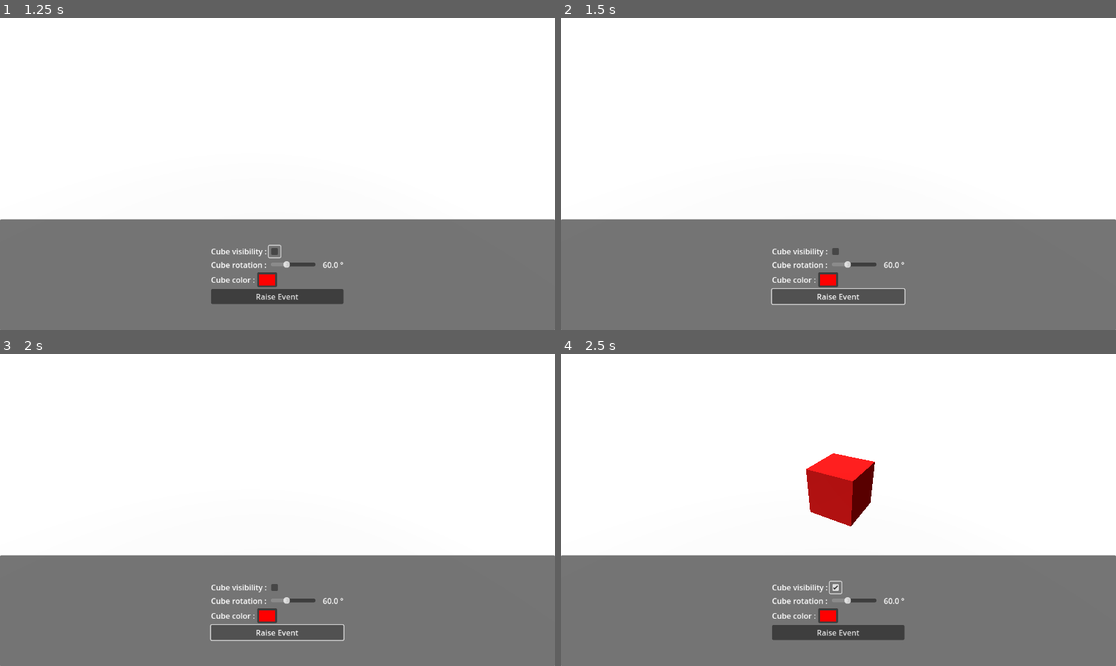
Above: before the commit, frames 1-4 (two rows, left to right).
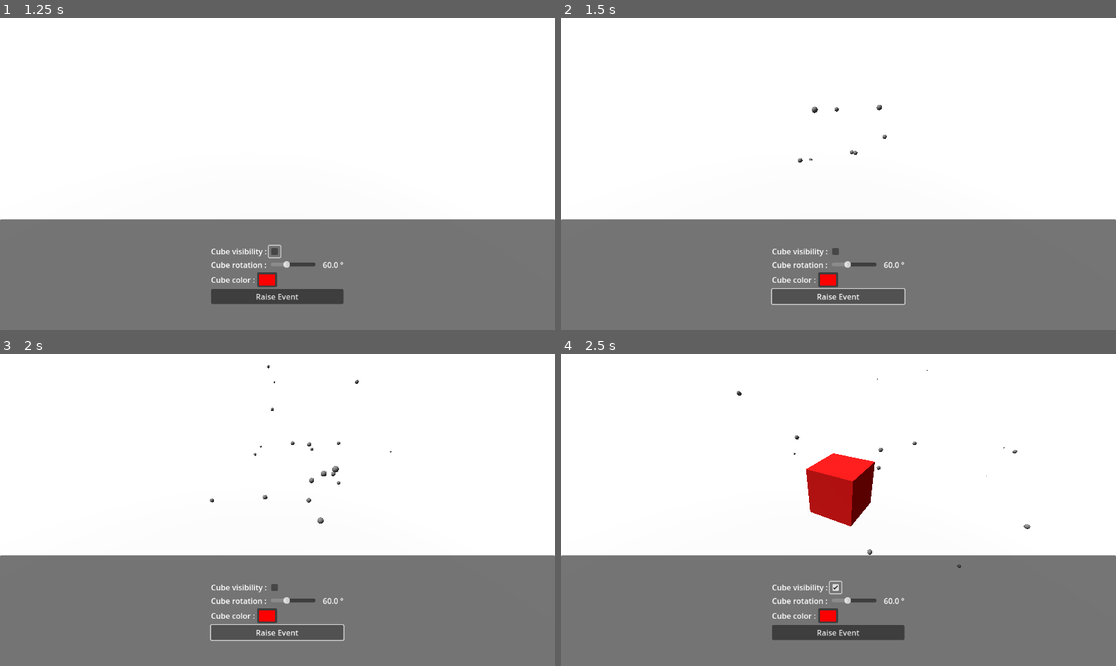
Above: after the commit, the same moments.

Repository: joranmarcy/Godot-MEDS-Sample
Game: Godot game, scene res://samples/main.tscn
Same seed, same stepped clock (60 frames per second), same inputs: the game is played once before the commit and once after it.
Inputs (mouse positions are in pixels of both pictures, inside the frame that each line leads up to):
- Up to frame 1 (1.25 s): click (271, 252) at 0.5 s
- Up to frame 2 (1.5 s): click "Raise Event" at 1.25 s
- Up to frame 3 (2 s): no input
- Up to frame 4 (2.5 s): click (832, 588) at 2 s

Frame 1 is identical in both runs. In frame 2, less than 0.1% of the frame differs, in the area x 42-59%, y 27-47%; in frame 3, 0.2%, in the area x 37-71%, y 3-55%; in frame 4, less than 0.1%.

Commit message:
feat(sample): trigger particle on event raise

Diff:
--- a/samples/main.tscn
+++ b/samples/main.tscn
@@ -1,14 +1,34 @@
-[gd_scene load_steps=8 format=3 uid="uid://dhpio07xeiuck"]
+[gd_scene load_steps=13 format=3 uid="uid://dhpio07xeiuck"]
 
 [ext_resource type="PackedScene" uid="uid://bf7ic1165wq3u" path="res://samples/prefabs/menu.tscn" id="1_fqs1e"]
 [ext_resource type="Script" uid="uid://bv0yeq0afhea3" path="res://samples/scripts/event-listener.gd" id="4_lqy8j"]
 [ext_resource type="Resource" uid="uid://dnkg62r486bv1" path="res://samples/events/event.tres" id="5_x7s1y"]
+[ext_resource type="Script" uid="uid://g2yo0xaiy6nv" path="res://samples/scripts/trigger-particles.gd" id="6_gvi1x"]
 [ext_resource type="Environment" uid="uid://dbehk4clt7h0t" path="res://samples/main.tres" id="6_rd6o4"]
 [ext_resource type="PackedScene" uid="uid://bx0kscwc5q0uv" path="res://samples/prefabs/cube.tscn" id="9_ybw4m"]
 
 [sub_resource type="PlaneMesh" id="PlaneMesh_lquwl"]
 
 [sub_resource type="StandardMaterial3D" id="StandardMaterial3D_gvi1x"]
+
+[sub_resource type="Curve" id="Curve_lqy8j"]
+_data = [Vector2(0, 1), 0.0, 0.0, 0, 0, Vector2(1, 0), 0.0, 0.0, 0, 0]
+point_count = 2
+
+[sub_resource type="CurveTexture" id="CurveTexture_gvi1x"]
+curve = SubResource("Curve_lqy8j")
+
+[sub_resource type="ParticleProcessMaterial" id="ParticleProcessMaterial_3v2ro"]
+emission_shape = 1
+emission_sphere_radius = 1.0
+radial_velocity_min = 3.9999776
+radial_velocity_max = 4.9999776
+gravity = Vector3(0, 0, 0)
+scale_min = 0.099999994
+scale_max = 0.099999994
+scale_curve = SubResource("CurveTexture_gvi1x")
+
+[sub_resource type="SphereMesh" id="SphereMesh_2f2e5"]
 
 [node name="Node3D" type="Node3D"]
 
@@ -32,3 +52,18 @@
 [node name="Node" type="Node" parent="."]
 script = ExtResource("4_lqy8j")
 event = ExtResource("5_x7s1y")
+
+[node name="GPUParticles3D" type="GPUParticles3D" parent="."]
+transform = Transform3D(1, 0, 0, 0, 1, 0, 0, 0, 1, 0, 0.5, 0)
+emitting = false
+amount = 50
+one_shot = true
+process_material = SubResource("ParticleProcessMaterial_3v2ro")
+draw_pass_1 = SubResource("SphereMesh_2f2e5")
+script = ExtResource("6_gvi1x")
+
+[node name="Node" type="Node" parent="GPUParticles3D"]
+script = ExtResource("4_lqy8j")
+event = ExtResource("5_x7s1y")
+
+[connection signal="event_raised" from="GPUParticles3D/Node" to="GPUParticles3D" method="trigger_particles"]
--- a/samples/scripts/event-listener.gd
+++ b/samples/scripts/event-listener.gd
@@ -1,6 +1,8 @@
 extends Node
 
 @export var event: Event
+
+signal event_raised()
 
 # Called when the node enters the scene tree for the first time.
 func _ready() -> void:
@@ -8,3 +10,4 @@
 
 func _on_event_raised() -> void:
 	print("Event was raised!")
+	emit_signal("event_raised")
--- /dev/null
+++ b/samples/scripts/trigger-particles.gd
@@ -0,0 +1,5 @@
+extends GPUParticles3D
+
+
+func trigger_particles() -> void:
+	emitting = true
Not shown, added: samples/scripts/trigger-particles.gd.uid
